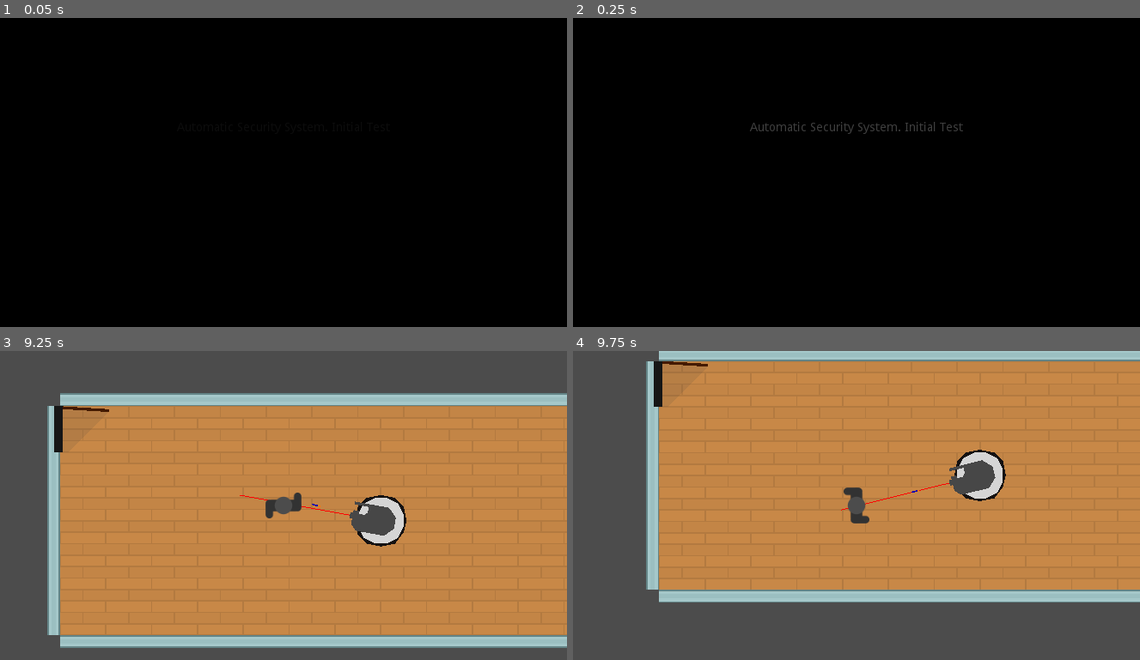
Above: before the commit, frames 1-4 (two rows, left to right).
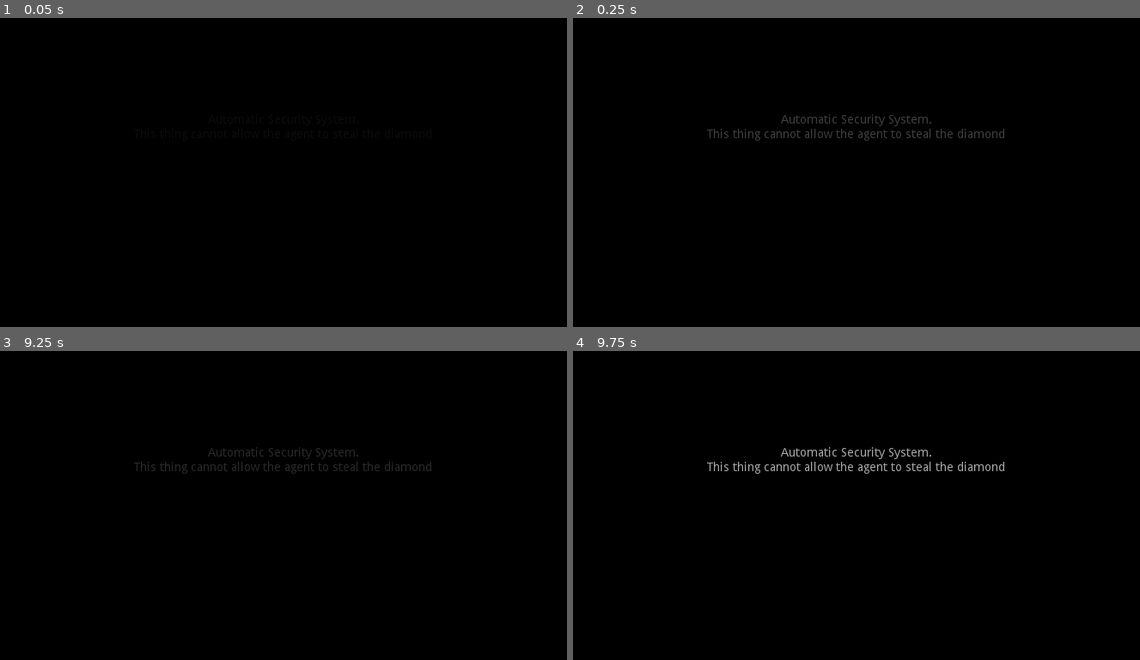
Above: after the commit, the same moments.

Repository: DanniloSN/diamond-thief
Game: Godot game, scene res://scenes/Main.tscn
Two runs of this game, one before a commit and one after it. Both use one fixed random seed, a clock stepped at 60 frames per second and the inputs below.
Inputs:
- Up to frame 1 (0.05 s): no input
- Up to frame 2 (0.25 s): no input
- Up to frame 3 (9.25 s): hold Right (ui_right) 0.53-1.25 s; tap Space (ui_select) at 0.77, 2.27, 3.77, 4.52, 5.27, 6.77, 7.52, 8.27 s; click "START" at 1.25 s; tap Enter at 2 s; hold Down (ui_down) 2.03-2.78 s; hold Right (ui_right) 2.78-3.53 s; hold Up (ui_up) 3.53-4.28 s; hold Left (ui_left) 4.28-5.78 s; hold Down (ui_down) 5.78-6.53 s; hold Right (ui_right) 6.53-7.28 s; hold Up (ui_up) 7.28-8.03 s; hold Right (ui_right) 8.03-8.78 s; hold Down (ui_down) from 8.78 s (still down)
- Up to frame 4 (9.75 s): release Down (ui_down) at 9.53 s; hold Left (ui_left) from 9.53 s (still down)

The runs differ from the first frame. In frame 2, 0.9% of the frame differs, in the area x 23-77%, y 31-40%; in frame 3, 100%; in frame 4, 100%, in the area x 0-100%, y 0-100%.

Commit message:
Thanks stage

Diff:
--- a/docs/Draw.svg
+++ b/docs/Draw.svg
@@ -24,9 +24,9 @@
      inkscape:document-units="mm"
      showgrid="false"
      inkscape:snap-global="true"
-     inkscape:zoom="0.125"
-     inkscape:cx="-356"
-     inkscape:cy="1648"
+     inkscape:zoom="1.4142136"
+     inkscape:cx="462.09428"
+     inkscape:cy="1122.8856"
      inkscape:window-width="1920"
      inkscape:window-height="1043"
      inkscape:window-x="1920"
@@ -615,7 +615,7 @@
        y="301.93884" />
     <g
        id="g2588"
-       transform="translate(42.201233,209.55053)">
+       transform="translate(21.621479,208.42799)">
       <rect
          style="fill:#000080;stroke-width:0.264583"
          id="rect2584"
@@ -639,7 +639,7 @@
        r="6.5481033"
        transform="rotate(-179.80344)" />
     <ellipse
-       style="fill:none;stroke:#a05a2c;stroke-width:0.232242"
+       style="fill:none;stroke:#a05a2c;stroke-width:1;stroke-miterlimit:4;stroke-dasharray:none"
        id="path3118"
        cx="-118.58347"
        cy="284.6076"
@@ -647,12 +647,12 @@
        ry="9.2944098"
        transform="scale(-1,1)" />
     <ellipse
-       style="fill:none;stroke:#a05a2c;stroke-width:0.740129"
+       style="fill:none;stroke:#a05a2c;stroke-width:3.22349;stroke-miterlimit:4;stroke-dasharray:none"
        id="ellipse4505"
        cx="-118.58347"
        cy="284.6076"
-       rx="29.94277"
-       ry="29.62022"
+       rx="19.304016"
+       ry="19.096069"
        transform="scale(-1,1)" />
     <g
        id="g671"
--- a/scenes/stages/StageStart.tscn
+++ b/scenes/stages/StageStart.tscn
@@ -1,18 +1,11 @@
-[gd_scene load_steps=4 format=2]
+[gd_scene load_steps=3 format=2]
 
 [ext_resource path="res://scenes/Player.tscn" type="PackedScene" id=1]
 [ext_resource path="res://scripts/StageStart.gd" type="Script" id=2]
 
-[sub_resource type="RectangleShape2D" id=1]
-extents = Vector2( 32, 32 )
-
 [node name="StageStart" type="Area2D"]
 collision_mask = 10
 script = ExtResource( 2 )
-
-[node name="CollisionShape2D" type="CollisionShape2D" parent="."]
-position = Vector2( 36, 0 )
-shape = SubResource( 1 )
 
 [node name="DoorBase" type="Polygon2D" parent="."]
 color = Color( 0.0901961, 0.0901961, 0.0901961, 1 )
@@ -30,4 +23,7 @@
 [node name="Player" parent="." instance=ExtResource( 1 )]
 position = Vector2( 56, 20 )
 
+[node name="CollisionPolygon2D" type="CollisionPolygon2D" parent="."]
+polygon = PoolVector2Array( 4, -28, 68, -24, 12, 32, 4, 32 )
+
 [connection signal="body_entered" from="." to="." method="_on_StageStart_body_entered"]
--- /dev/null
+++ b/scenes/stages/State8.tscn
@@ -0,0 +1,84 @@
+[gd_scene load_steps=4 format=2]
+
+[ext_resource path="res://scenes/Scenario.tscn" type="PackedScene" id=1]
+[ext_resource path="res://scenes/stages/StageStart.tscn" type="PackedScene" id=2]
+[ext_resource path="res://scenes/Diamond.tscn" type="PackedScene" id=3]
+
+[node name="State8" type="Node"]
+
+[node name="Blackboard" type="ColorRect" parent="."]
+margin_left = 144.0
+margin_right = 384.0
+margin_bottom = 384.0
+color = Color( 0, 0, 0, 1 )
+__meta__ = {
+"_edit_use_anchors_": false
+}
+
+[node name="Label" type="Label" parent="Blackboard"]
+margin_top = 8.0
+margin_right = 240.0
+margin_bottom = 40.0
+text = "Thanks for playing!"
+align = 1
+valign = 1
+__meta__ = {
+"_edit_use_anchors_": false
+}
+
+[node name="Label2" type="Label" parent="Blackboard"]
+margin_top = 72.0
+margin_right = 240.0
+margin_bottom = 120.0
+text = "Programming, Design:
+Danilo de Souza
+(Dark Sun Developer)"
+align = 1
+valign = 1
+__meta__ = {
+"_edit_use_anchors_": false
+}
+
+[node name="Label3" type="Label" parent="Blackboard"]
+margin_top = 160.0
+margin_right = 240.0
+margin_bottom = 225.0
+text = "Assets from:
+Me
+Kenney
+Videvo"
+align = 1
+valign = 1
+__meta__ = {
+"_edit_use_anchors_": false
+}
+
+[node name="Label4" type="Label" parent="Blackboard"]
+margin_top = 280.0
+margin_right = 240.0
+margin_bottom = 345.0
+text = "A Big Thanks for these guys
+who help me:
+Nicole
+Eustáquio"
+align = 1
+valign = 1
+__meta__ = {
+"_edit_use_anchors_": false
+}
+
+[node name="Scenario" parent="." instance=ExtResource( 1 )]
+
+[node name="Floor" parent="Scenario" index="0"]
+tile_data = PoolIntArray( 0, 2, 0, 1, 0, 0, 6, 2, 0, 7, 0, 0, 8, 0, 0, 9, 4, 0, 10, 0, 0, 65536, 0, 0, 65537, 0, 0, 65542, 0, 0, 65543, 0, 0, 65544, 0, 0, 65545, 0, 0, 65546, 0, 0, 131072, 0, 0, 131073, 2, 0, 131078, 0, 0, 131079, 0, 0, 131081, 2, 0, 131082, 0, 0, 196608, 0, 0, 196609, 4, 0, 196614, 0, 0, 196615, 4, 0, 196617, 0, 0, 196618, 0, 0, 262144, 0, 0, 262145, 0, 0, 262150, 2, 0, 262151, 0, 0, 327680, 2, 0, 327681, 0, 0, 327686, 0, 0, 327687, 0, 0, 393216, 0, 0, 393217, 0, 0, 393218, 0, 0, 393219, 0, 0, 393220, 0, 0, 393221, 2, 0, 393222, 0, 0, 393223, 0, 0, 458752, 2, 0, 458753, 0, 0, 458754, 0, 0, 458755, 2, 0, 458756, 0, 0, 458757, 0, 0, 458758, 0, 0, 458759, 0, 0 )
+
+[node name="TileWalls" parent="Scenario" index="1"]
+tile_data = PoolIntArray( -65536, 3, 0, -65535, 3, 0, -65530, 3, 0, -65529, 3, 0, -65528, 3, 0, -65527, 3, 0, -65526, 3, 0, 65535, 1, 0, 2, 0, 0, 6, 0, 0, 11, 0, 0, 131071, 1, 0, 65538, 0, 0, 65542, 0, 0, 65544, 3, 0, 65547, 0, 0, 196607, 1, 0, 131074, 0, 0, 131078, 0, 0, 131080, 0, 0, 131081, 0, 0, 131083, 0, 0, 262143, 1, 0, 196610, 0, 0, 196614, 0, 0, 196616, 0, 0, 196617, 0, 0, 196619, 0, 0, 327679, 1, 0, 262146, 0, 0, 262150, 0, 0, 262152, 0, 0, 262153, 2, 0, 262154, 2, 0, 393215, 1, 0, 327682, 0, 0, 327686, 0, 0, 327688, 0, 0, 458751, 1, 0, 393218, 2, 0, 393219, 2, 0, 393220, 2, 0, 393221, 2, 0, 393224, 0, 0, 524287, 1, 0, 458760, 0, 0, 524288, 2, 0, 524289, 2, 0, 524290, 2, 0, 524291, 2, 0, 524292, 2, 0, 524293, 2, 0, 524294, 2, 0, 524295, 2, 0 )
+
+[node name="StageStart" parent="." instance=ExtResource( 2 )]
+position = Vector2( 0, 40 )
+
+[node name="Diamond" parent="." instance=ExtResource( 3 )]
+position = Vector2( 648, 200 )
+
+[editable path="Scenario"]
--- a/scripts/Bullet.gd
+++ b/scripts/Bullet.gd
@@ -10,11 +10,10 @@
 func _on_Bullet_body_entered(body):
 	if dead: return
 	dead = true
-	Globals._game_over()
+	if body.is_in_group(Globals.PLAYER_GROUP): Globals._game_over()
 	queue_free()
 
 func _on_LifeTime_timeout():
 	if dead: return
 	dead = true
-	Globals._game_over()
 	queue_free()
--- a/scripts/Globals.gd
+++ b/scripts/Globals.gd
@@ -10,7 +10,7 @@
 var stages = [
 	{ # 1
 		"stage": "res://scenes/stages/Stage1.tscn",
-		"message": "Automatic Security System. Initial Test"
+		"message": "Automatic Security System.\nThis thing cannot allow the agent to steal the diamond"
 	},
 	{ # 2
 		"stage": "res://scenes/stages/Stage2.tscn",
@@ -18,11 +18,11 @@
 	},
 	{ # 3
 		"stage": "res://scenes/stages/Stage3.tscn",
-		"message": "A little better, but need one more"
+		"message": "A little better, but need one more unit"
 	},
 	{ # 4
 		"stage": "res://scenes/stages/Stage4.tscn",
-		"message": "Why the hell did they shoot themselves? Disable the movement! And add more units!"
+		"message": "Why the hell did they shoot themselves?\nDisable the movement! And add more units!"
 	},
 	{ # 5
 		"stage": "res://scenes/stages/Stage5.tscn",
@@ -42,12 +42,11 @@
 func _change_stage(direction = 1):
 	if direction < 0 and current_stage_index == 0: return
 	elif direction > 0 and current_stage_index == stages.size() - 1: return
-	else:
-		current_stage_index += direction
-		get_tree().change_scene("res://scenes/stages/SplashStage.tscn")
+	if direction != 0: current_stage_index += direction
+	get_tree().change_scene("res://scenes/stages/SplashStage.tscn")
 
 func _game_over():
-	emit_signal("GAME_OVER")
+	 _change_stage(0)
 
 func _random_number(to: float, from = 0):
 	return rand_range(from, to)
